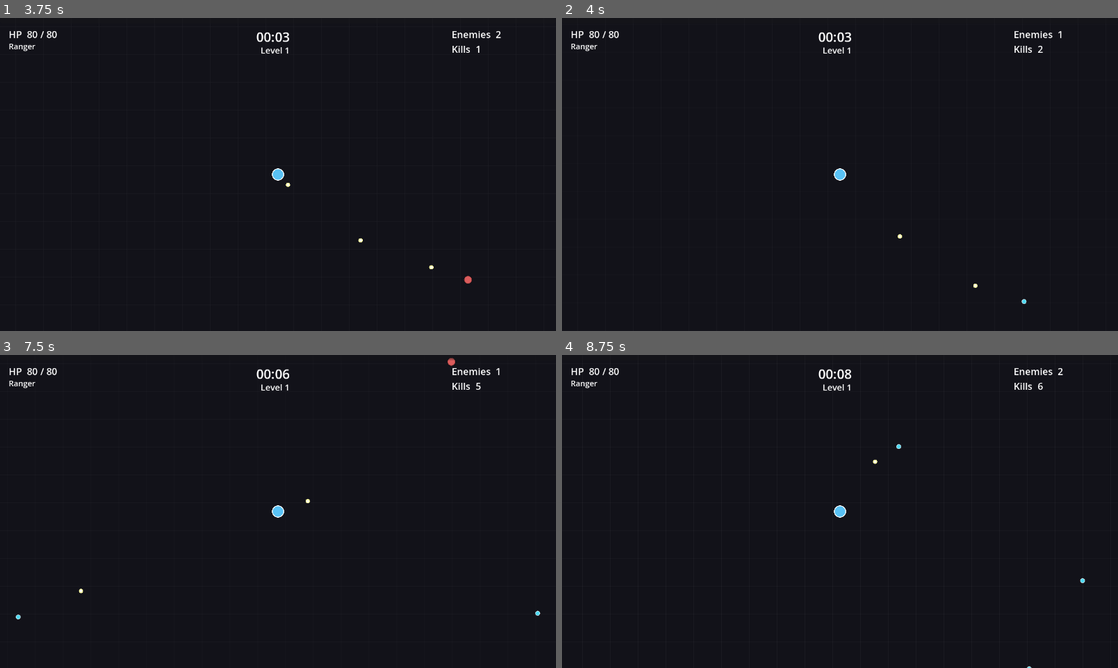
Above: before the commit, frames 1-4 (two rows, left to right).
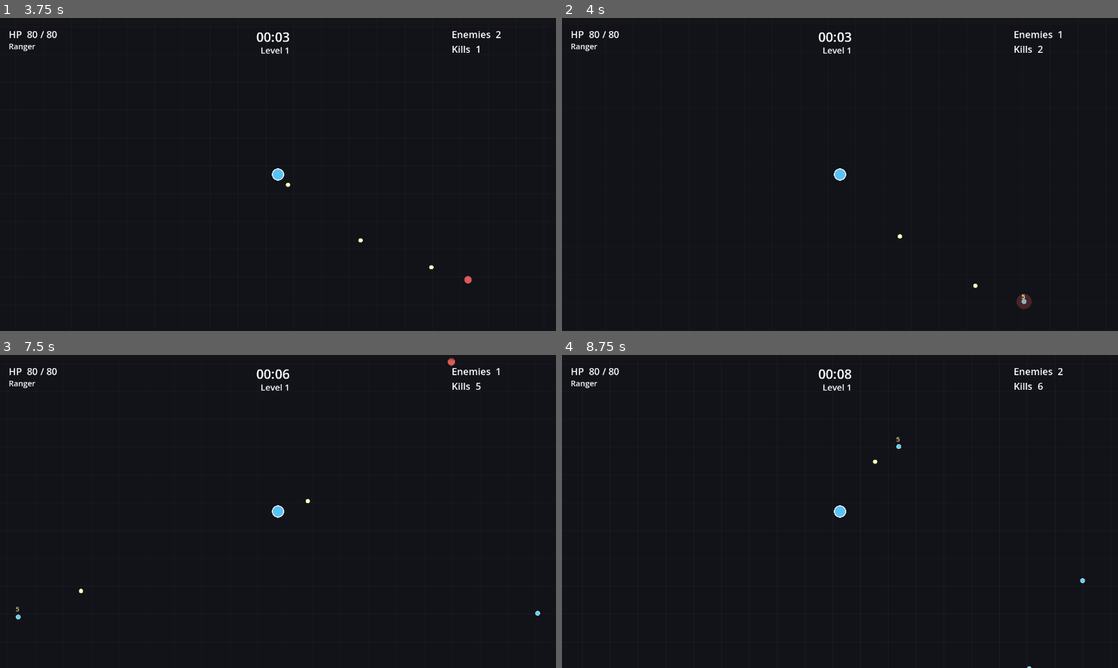
Above: after the commit, the same moments.

Repository: veighnsche/survivors-prototype
Game: Godot game, scene res://main.tscn
Same seed, same stepped clock (60 frames per second), same inputs: the game is played once before the commit and once after it.
Inputs:
- Up to frame 1 (3.75 s): click "1. Ranger Ranged auto-shots. …" at 0.5 s; tap Enter at 1.25, 3.5 s; hold D 1.28-2.03 s; tap 1 at 1.35 s; tap Space at 2 s; hold S 2.03-2.78 s; tap 2 at 2.1 s; hold D 2.78-3.53 s; tap 3 at 2.85 s; hold W from 3.53 s (still down); tap Q at 3.6 s
- Up to frame 2 (4 s): keep holding W
- Up to frame 3 (7.5 s): release W at 4.28 s; hold A 4.28-5.78 s; tap E at 4.35 s; tap Space at 5 s; tap R at 5.1 s; hold S 5.78-6.53 s; tap 1 at 5.85 s; tap Enter at 6.5 s; hold D 6.53-7.28 s; tap 2 at 6.6 s; hold W from 7.28 s (still down); tap 3 at 7.35 s
- Up to frame 4 (8.75 s): release W at 8.03 s; hold D from 8.03 s (still down); tap Q at 8.1 s

Frame 1 is identical in both runs. In frame 2, 0.1% of the frame differs, in the area x 81-85%, y 88-94%; in frame 3, less than 0.1%; in frame 4, less than 0.1%.

Commit message:
M4 slice 1: juice pass + pickups
Juice:
- Fx autoload + GameCamera trauma shake; player hit flash + shake on damage.
- Floating damage numbers (accumulated per enemy to avoid spam, toggle in Config).
- Enemy death pops (expanding fade). Boss death shake.

Pickups (#35): floor treasures collected by touch —
- Heal (restore HP), Magnet (vacuum all gems), Bomb (screen-clear AoE).
- Drop by chance scaled to enemy tier; boss drops heal + bomb.

All new numbers exposed in Config. Parity issues (#61-64) shelved per
weapons-not-classes direction.

Co-Authored-By: Claude Opus 4.8 <noreply@anthropic.com>

Diff:
--- a/project.godot
+++ b/project.godot
@@ -12,6 +12,7 @@
 [autoload]
 
 Config="*res://scripts/config.gd"
+Fx="*res://scripts/fx.gd"
 
 [display]
 
--- a/scripts/config.gd
+++ b/scripts/config.gd
@@ -58,6 +58,17 @@
 var REROLL_CHARGES := 3
 var BANISH_CHARGES := 2
 
+# --- Pickups & juice --------------------------------------------------------
+var PICKUP_DROP_CHANCE := {"small": 0.004, "medium": 0.02, "large": 0.12}
+var PICKUP_WEIGHTS := {"heal": 0.6, "magnet": 0.25, "bomb": 0.15}
+var HEAL_AMOUNT := 40.0
+var BOMB_DAMAGE := 80.0
+var BOMB_RADIUS := 720.0
+var SHOW_DAMAGE_NUMBERS := true
+var SHAKE_ON_HIT := 0.25
+var SHAKE_ON_BOMB := 0.7
+var SHAKE_ON_BOSS_DEATH := 0.9
+
 
 func xp_for_level(l: int) -> float:
 	# Fast early, then accelerating cost per level.
--- /dev/null
+++ b/scripts/damage_number.gd
@@ -0,0 +1,21 @@
+class_name DamageNumber
+extends Node2D
+## Floating damage readout. Rises and fades, then frees itself.
+
+var amount := 0.0
+var _text := ""
+
+
+func _ready() -> void:
+	z_index = 20
+	_text = str(int(round(amount)))
+	queue_redraw()
+	var tw := create_tween()
+	tw.set_parallel(true)
+	tw.tween_property(self, "position", position + Vector2(0, -26), 0.5)
+	tw.tween_property(self, "modulate:a", 0.0, 0.5)
+	tw.chain().tween_callback(queue_free)
+
+
+func _draw() -> void:
+	draw_string(ThemeDB.fallback_font, Vector2(-6, 0), _text, HORIZONTAL_ALIGNMENT_LEFT, -1, 15, Color(1.0, 0.95, 0.6))
--- /dev/null
+++ b/scripts/death_pop.gd
@@ -0,0 +1,20 @@
+class_name DeathPop
+extends Node2D
+## A quick expanding-and-fading ring on enemy death.
+
+var color := Color.WHITE
+var radius := 10.0
+
+
+func _ready() -> void:
+	z_index = 4
+	queue_redraw()
+	var tw := create_tween()
+	tw.set_parallel(true)
+	tw.tween_property(self, "scale", Vector2(2.4, 2.4), 0.22)
+	tw.tween_property(self, "modulate:a", 0.0, 0.22)
+	tw.chain().tween_callback(queue_free)
+
+
+func _draw() -> void:
+	draw_circle(Vector2.ZERO, radius, Color(color.r, color.g, color.b, 0.55))
--- a/scripts/enemy.gd
+++ b/scripts/enemy.gd
@@ -15,6 +15,8 @@
 
 var target: Node2D
 var _dead := false
+var _dmg_accum := 0.0
+var _dmg_cd := 0.0
 
 
 func setup(stats: Dictionary, tgt: Node2D) -> void:
@@ -47,7 +49,13 @@
 	queue_redraw()
 
 
-func _physics_process(_delta: float) -> void:
+func _physics_process(delta: float) -> void:
+	if _dmg_accum > 0.0:
+		_dmg_cd -= delta
+		if _dmg_cd <= 0.0:
+			Fx.damage_number(global_position, _dmg_accum)
+			_dmg_accum = 0.0
+			_dmg_cd = 0.18
 	if _dead or target == null or not is_instance_valid(target):
 		return
 	var dir := (target.global_position - global_position).normalized()
@@ -59,8 +67,13 @@
 	if _dead:
 		return
 	hp -= amount
+	if Config.SHOW_DAMAGE_NUMBERS:
+		_dmg_accum += amount
 	if hp <= 0.0:
 		_dead = true
+		if _dmg_accum > 0.0:
+			Fx.damage_number(global_position, _dmg_accum)
+		Fx.death_pop(global_position, color)
 		died.emit()
 		queue_free()
 		return
--- /dev/null
+++ b/scripts/fx.gd
@@ -0,0 +1,29 @@
+extends Node
+## Global juice helper (autoload "Fx"). The run director registers its world FX
+## layer and camera each run; entities call these without threading references.
+
+var layer: Node2D  # world-space container for transient FX
+var camera        # GameCamera, for screen shake
+
+
+func damage_number(pos: Vector2, amount: float) -> void:
+	if layer == null or not is_instance_valid(layer):
+		return
+	var d := DamageNumber.new()
+	d.amount = amount
+	d.global_position = pos
+	layer.add_child(d)
+
+
+func death_pop(pos: Vector2, color: Color) -> void:
+	if layer == null or not is_instance_valid(layer):
+		return
+	var p := DeathPop.new()
+	p.color = color
+	p.global_position = pos
+	layer.add_child(p)
+
+
+func shake(amount: float) -> void:
+	if camera != null and is_instance_valid(camera):
+		camera.add_trauma(amount)
--- a/scripts/game.gd
+++ b/scripts/game.gd
@@ -7,6 +7,8 @@
 var enemies_root: Node2D
 var projectiles_root: Node2D
 var gems_root: Node2D
+var pickups_root: Node2D
+var fx_root: Node2D
 var hud: HUD
 var card_screen: CardScreen
 var class_select: ClassSelect
@@ -50,6 +52,10 @@
 	gems_root.name = "Gems"
 	add_child(gems_root)
 
+	pickups_root = Node2D.new()
+	pickups_root.name = "Pickups"
+	add_child(pickups_root)
+
 	enemies_root = Node2D.new()
 	enemies_root.name = "Enemies"
 	add_child(enemies_root)
@@ -63,9 +69,15 @@
 	player.died.connect(_on_player_died)
 	add_child(player)
 
-	var cam := Camera2D.new()
+	var cam := GameCamera.new()
 	player.add_child(cam)
 	cam.make_current()
+
+	fx_root = Node2D.new()
+	fx_root.name = "Fx"
+	add_child(fx_root)
+	Fx.layer = fx_root
+	Fx.camera = cam
 
 	hud = HUD.new()
 	add_child(hud)
@@ -190,11 +202,51 @@
 func _on_enemy_died(e) -> void:
 	kills += 1
 	if e.is_boss:
+		Fx.shake(Config.SHAKE_ON_BOSS_DEATH)
 		for i in 5:
 			var off := Vector2(randf_range(-40.0, 40.0), randf_range(-40.0, 40.0))
 			_spawn_gem(e.global_position + off, "large")
+		_spawn_pickup(e.global_position + Vector2(30, 0), "heal")
+		_spawn_pickup(e.global_position + Vector2(-30, 0), "bomb")
 	else:
 		_spawn_gem(e.global_position, e.xp_tier)
+		if randf() < float(Config.PICKUP_DROP_CHANCE.get(e.xp_tier, 0.0)):
+			_spawn_pickup(e.global_position, _pick_pickup_kind())
+
+
+# --- Pickups ----------------------------------------------------------------
+func _pick_pickup_kind() -> String:
+	var total := 0.0
+	for k in Config.PICKUP_WEIGHTS:
+		total += Config.PICKUP_WEIGHTS[k]
+	var roll := randf() * total
+	for k in Config.PICKUP_WEIGHTS:
+		roll -= Config.PICKUP_WEIGHTS[k]
+		if roll <= 0.0:
+			return k
+	return "heal"
+
+
+func _spawn_pickup(pos: Vector2, kind: String) -> void:
+	var p := Pickup.new()
+	p.kind = kind
+	p.player = player
+	p.game = self
+	p.global_position = pos
+	pickups_root.add_child(p)
+
+
+func vacuum_all_gems() -> void:
+	for g in gems_root.get_children():
+		if g is Gem:
+			g.attracting = true
+
+
+func bomb() -> void:
+	Fx.shake(Config.SHAKE_ON_BOMB)
+	for e in enemies_root.get_children():
+		if e is Enemy and e.global_position.distance_to(player.global_position) < Config.BOMB_RADIUS:
+			e.take_damage(Config.BOMB_DAMAGE)
 
 
 # --- Gems -------------------------------------------------------------------
--- /dev/null
+++ b/scripts/game_camera.gd
@@ -0,0 +1,21 @@
+class_name GameCamera
+extends Camera2D
+## Trauma-based screen shake. Call add_trauma(0..1); it decays each frame and the
+## offset scales with trauma squared so small hits barely nudge, big hits kick.
+
+var trauma := 0.0
+var max_offset := 15.0
+var decay := 1.6
+
+
+func add_trauma(amount: float) -> void:
+	trauma = min(1.0, trauma + amount)
+
+
+func _process(delta: float) -> void:
+	if trauma <= 0.0:
+		offset = Vector2.ZERO
+		return
+	trauma = max(0.0, trauma - decay * delta)
+	var amt := trauma * trauma
+	offset = Vector2(randf_range(-1.0, 1.0), randf_range(-1.0, 1.0)) * max_offset * amt
--- /dev/null
+++ b/scripts/pickup.gd
@@ -0,0 +1,51 @@
+class_name Pickup
+extends Node2D
+## A floor treasure the player collects by touch: Heal / Magnet / Bomb.
+
+const TOUCH := 28.0
+
+var kind := "heal"
+var player: Node2D
+var game
+
+
+func _ready() -> void:
+	z_index = 3
+	queue_redraw()
+
+
+func _process(_delta: float) -> void:
+	if player != null and is_instance_valid(player):
+		if global_position.distance_to(player.global_position) <= TOUCH:
+			_collect()
+
+
+func _collect() -> void:
+	match kind:
+		"heal":
+			player.heal(Config.HEAL_AMOUNT)
+		"magnet":
+			game.vacuum_all_gems()
+		"bomb":
+			game.bomb()
+	Fx.death_pop(global_position, _color())
+	queue_free()
+
+
+func _color() -> Color:
+	match kind:
+		"heal":
+			return Color(0.4, 0.9, 0.45)
+		"magnet":
+			return Color(0.4, 0.72, 1.0)
+		"bomb":
+			return Color(0.96, 0.6, 0.22)
+	return Color.WHITE
+
+
+func _draw() -> void:
+	var c := _color()
+	draw_circle(Vector2.ZERO, 12.0, c)
+	draw_arc(Vector2.ZERO, 12.0, 0.0, TAU, 22, Color(1, 1, 1, 0.85), 2.0)
+	var letter: String = {"heal": "+", "magnet": "M", "bomb": "B"}.get(kind, "?")
+	draw_string(ThemeDB.fallback_font, Vector2(-5, 6), letter, HORIZONTAL_ALIGNMENT_LEFT, -1, 16, Color(0.1, 0.1, 0.12))
--- a/scripts/player.gd
+++ b/scripts/player.gd
@@ -230,11 +230,20 @@
 	if dead:
 		return
 	hp -= amount
+	Fx.shake(Config.SHAKE_ON_HIT)
+	modulate = Color(1.7, 0.6, 0.6)
+	create_tween().tween_property(self, "modulate", Color.WHITE, 0.18)
 	if hp <= 0.0:
 		hp = 0.0
 		dead = true
 		velocity = Vector2.ZERO
 		died.emit()
+
+
+func heal(amount: float) -> void:
+	hp = min(max_hp, hp + amount)
+	modulate = Color(0.6, 1.6, 0.6)
+	create_tween().tween_property(self, "modulate", Color.WHITE, 0.2)
 
 
 func _on_hurt_area_entered(area: Area2D) -> void:
Not shown, added: scripts/damage_number.gd.uid
Not shown, added: scripts/death_pop.gd.uid
Not shown, added: scripts/fx.gd.uid
Not shown, added: scripts/game_camera.gd.uid
Not shown, added: scripts/pickup.gd.uid
